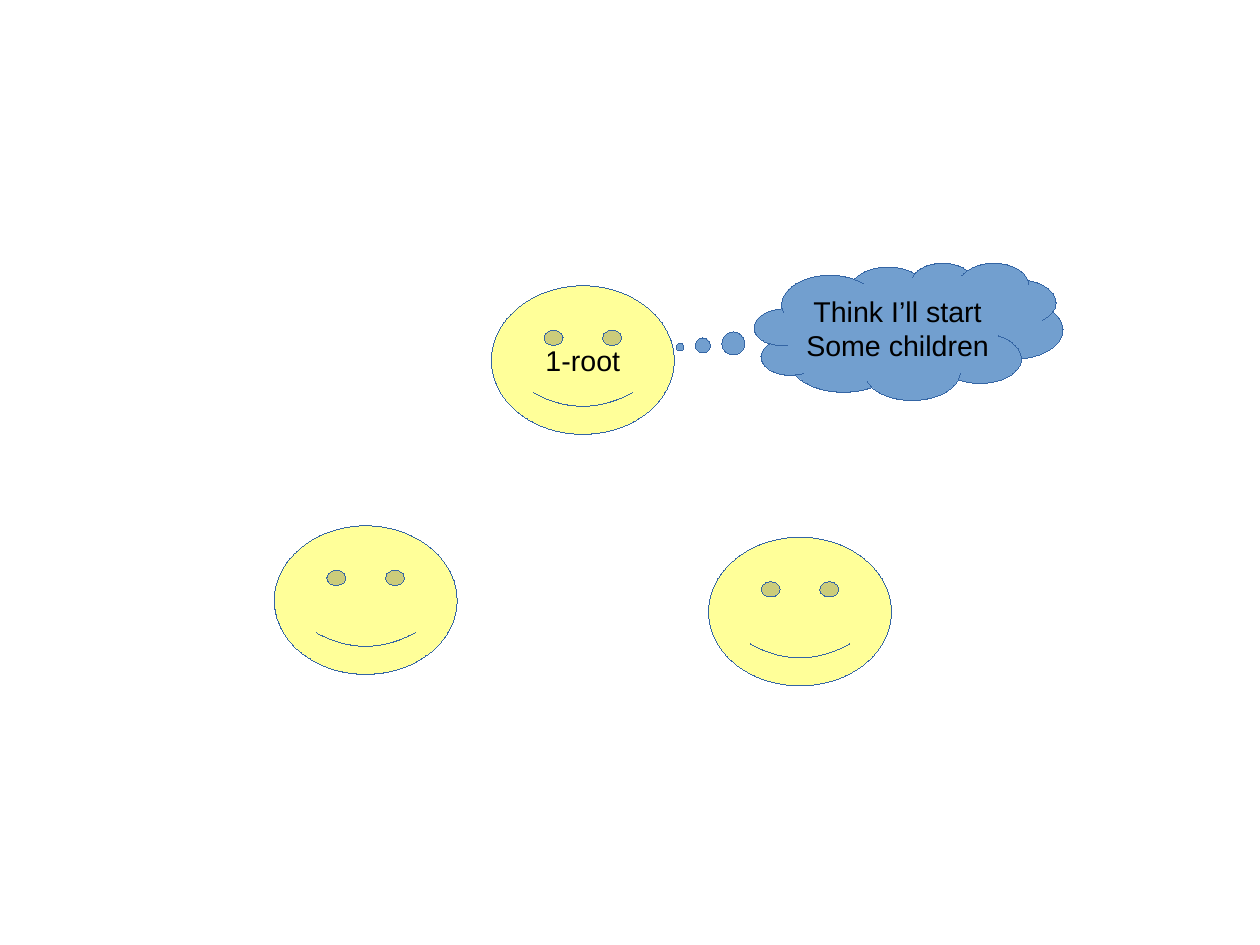
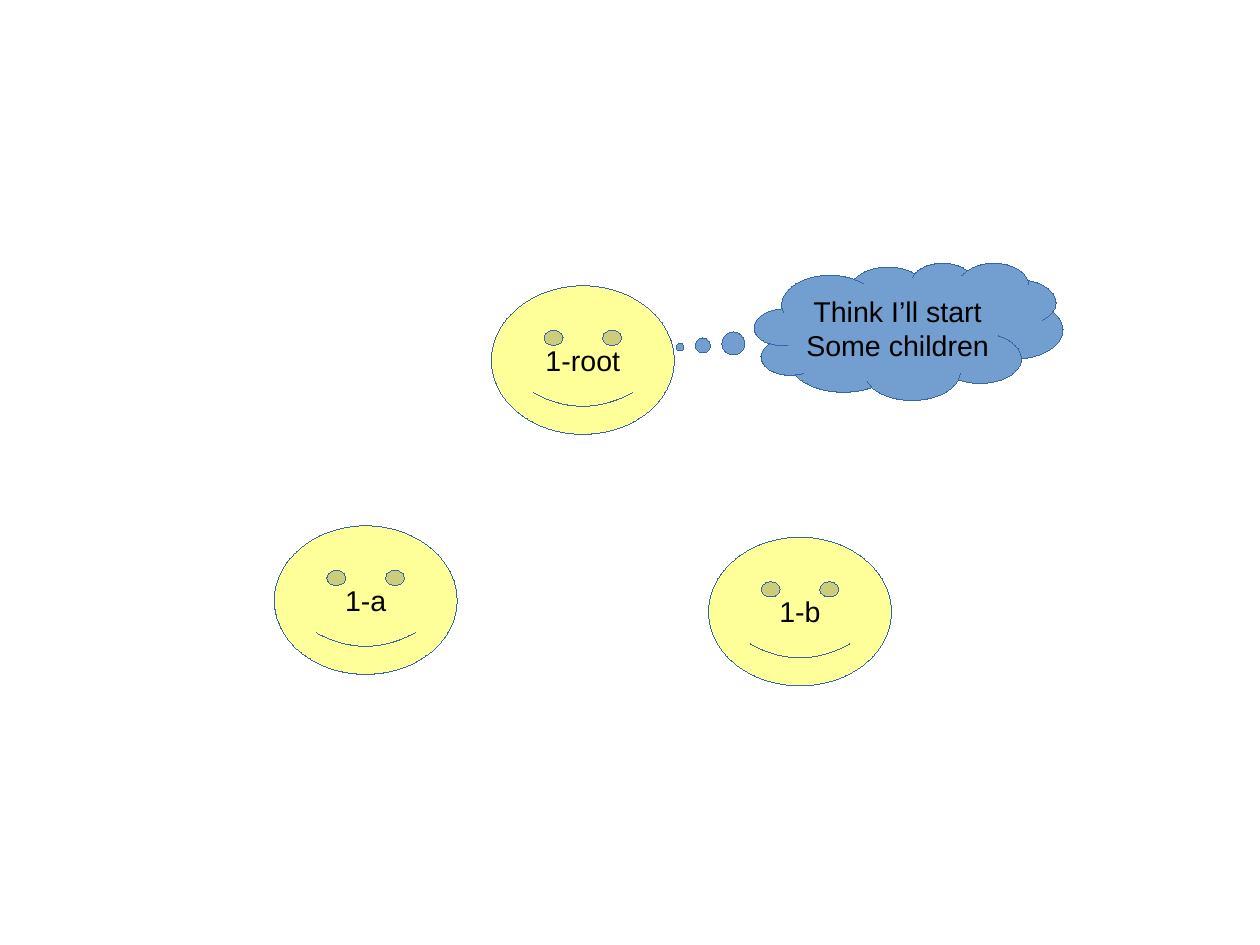
Before and after one commit to simularity/SimGen, a slide deck: slide 9 of docs/tutorial.odp (slide 5 before the commit). Drawn at 1260x945 pixels with LibreOffice and Linux fonts; fonts in the diff are those of the drawing; background and template pictures are left out. Boxes give left, top, right and bottom in pixels: in the first picture for what was removed or moved away, otherwise in the second. Text is boxed around its words. In the diff, an @@ line names an element or a change of style, - is before the commit and + after.

```diff
--- a/docs/tutorial.odp
+++ b/docs/tutorial.odp
@@ text in smiley face at (345,591,386,612): text added @@
+1-a
@@ text in smiley face at (779,601,820,623): text added @@
+1-b
```
Also in this commit, not shown: 4 other slides changed, 4 slides added, 1 slide removed, 2 other files.
